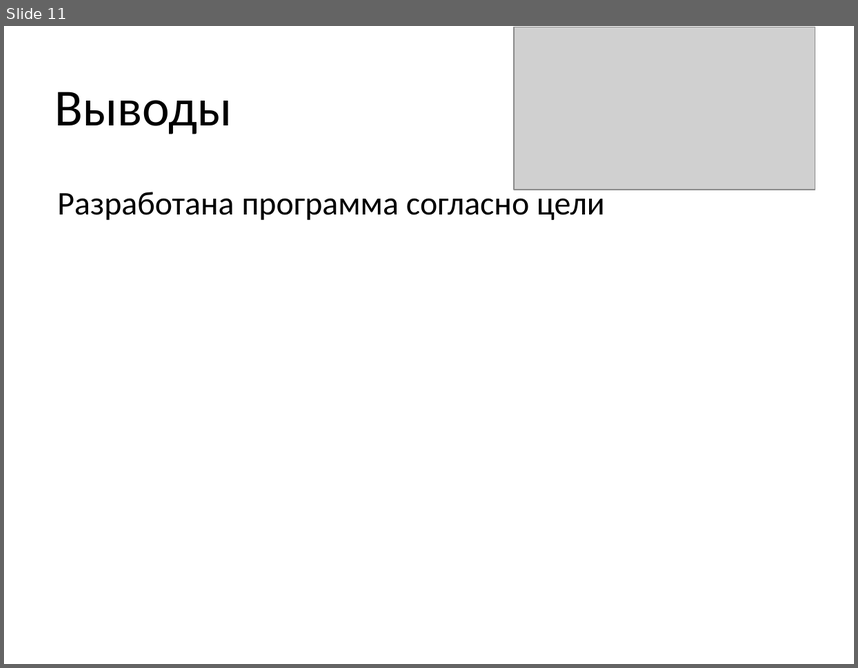
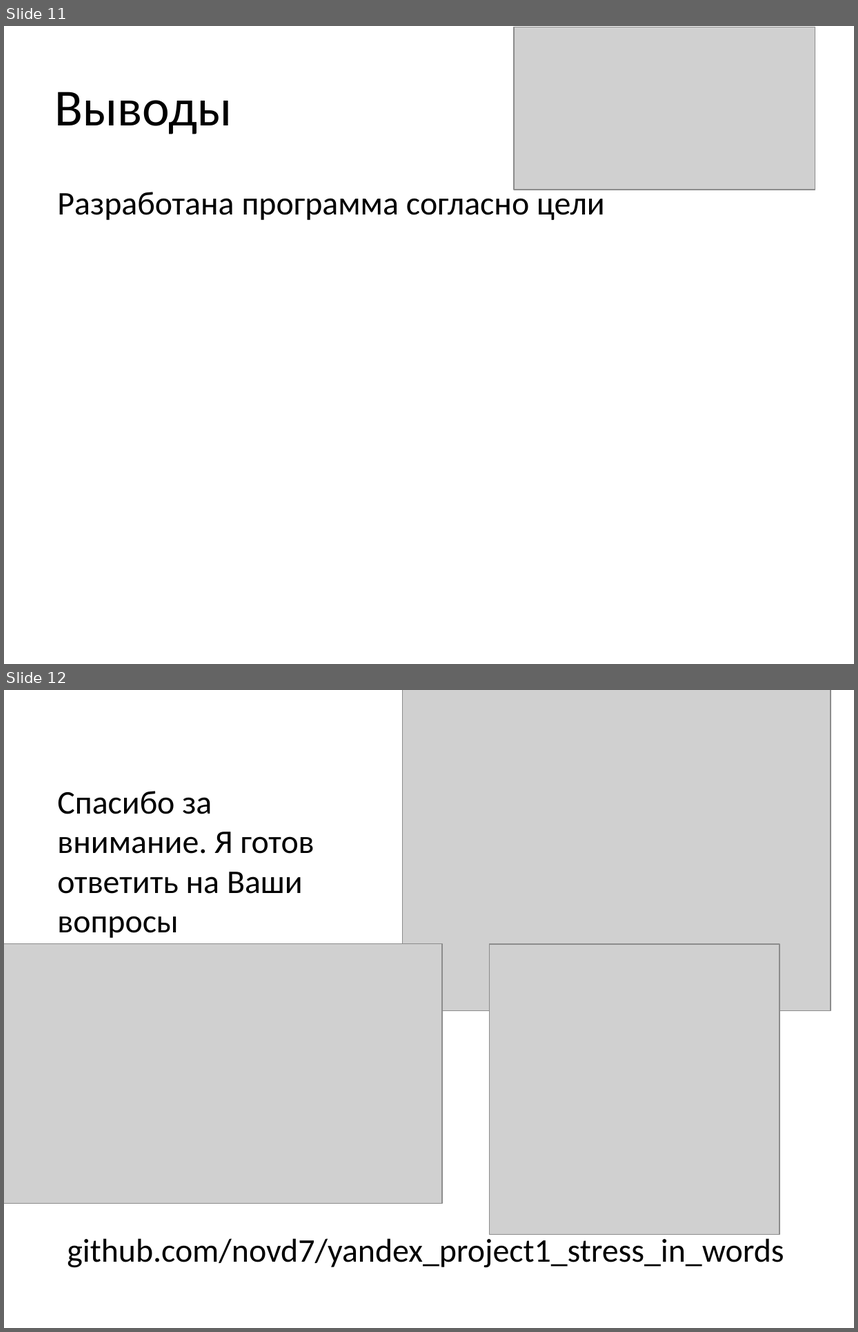
Before and after one commit to novd7/yandex_project1_stress_in_words, a slide deck: presentation.pptx. Shown one above the other, each under a label of ours: slide 11 before the commit, slides 11 and 12 after it. The pictures are 858x668 and 858x1332 pixels, drawn with LibreOffice and Linux fonts; fonts in the diff are those of the drawing; grey boxes stand for pictures. Boxes give left, top, right and bottom in pixels: in the first picture for what was removed or moved away, otherwise in the second. Text is boxed around its words. In the diff, an @@ line names an element or a change of style, - is before the commit and + after.

```diff
--- a/presentation.pptx
+++ b/presentation.pptx
@@ slide 12 added at box(4, 690, 854, 1328), background #FFFFFF @@
@@ picture added at box(403, 690, 831, 1010) @@
@@ text added at box(57, 791, 314, 938), 28 pt, text #000000 @@
+Спасибо за внимание. Я готов ответить на Ваши вопросы
@@ picture added at box(4, 944, 441, 1203) @@
@@ picture added at box(489, 944, 780, 1235) @@
@@ text added at box(67, 1234, 784, 1268), 28 pt, text #000000 @@
+github.com/novd7/yandex_project1_stress_in_words
```
Also in this commit, not shown: 3 slides removed.
